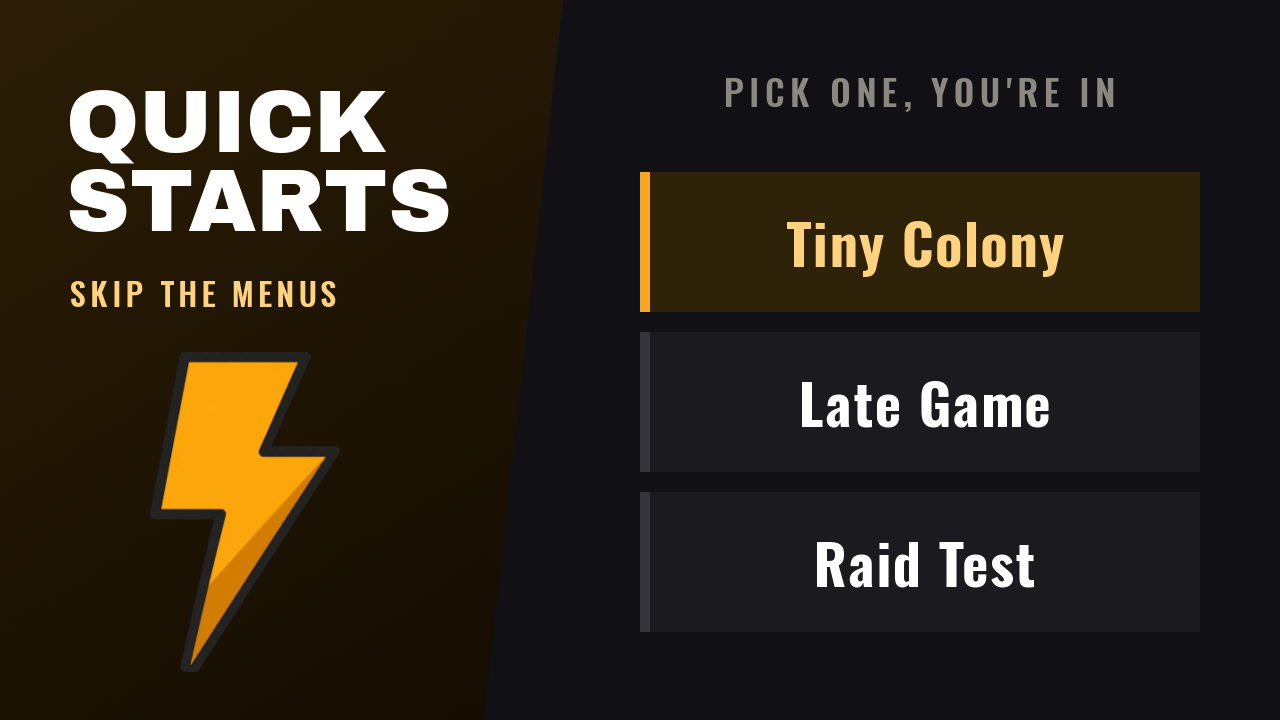
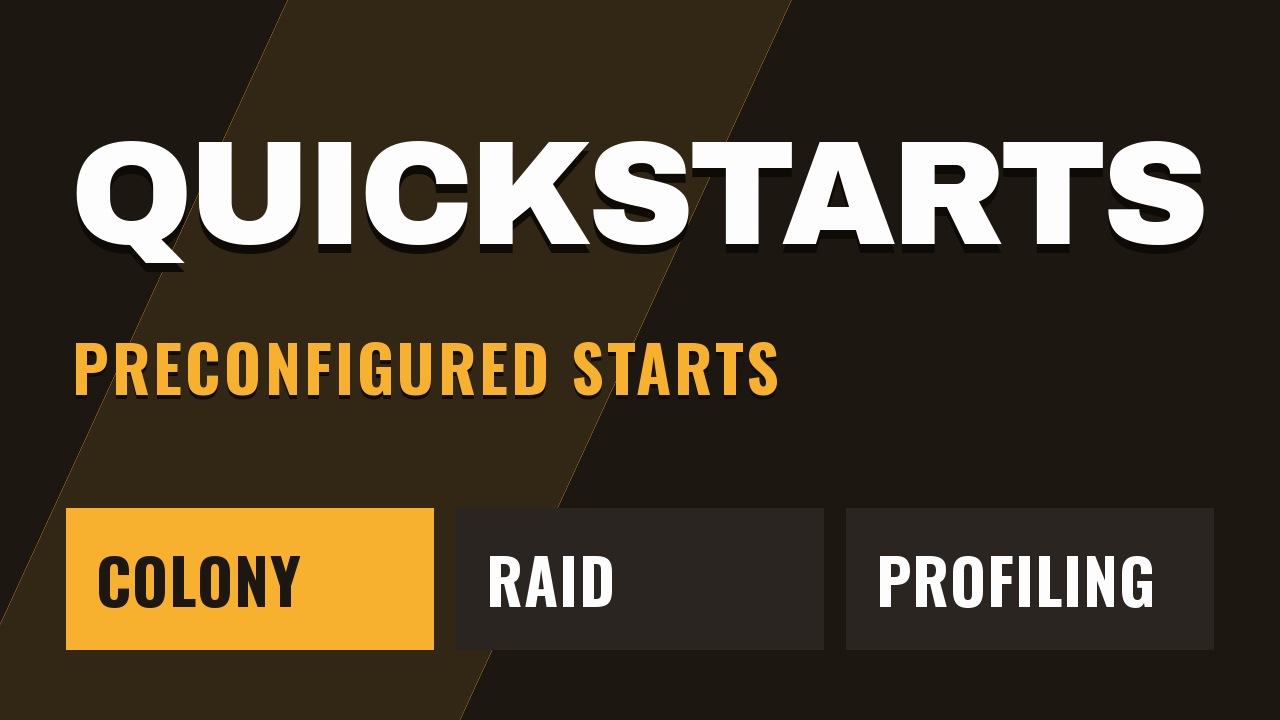
Revision of a layered (1280, 720) image; what changed, layer by layer:
removed layer "art-bolt-img" over (x1=150, y1=352, x2=340, y2=672)
removed layer "row-2" over (x1=817, y1=542, x2=1034, y2=588)
renamed "row-1" to "lab-profiling", painted on it over (x1=802, y1=381, x2=1152, y2=608)
renamed "row-0" to "lab-raid", painted on it over (x1=490, y1=221, x2=1064, y2=607)
renamed "capline" to "lab-colony", painted on it over (x1=99, y1=78, x2=1114, y2=608)
renamed "sub" to "subtitle", painted on it over (x1=71, y1=281, x2=777, y2=396)
renamed "title-2" to "sub-shadow", painted on it over (x1=69, y1=169, x2=777, y2=400)
renamed "title-1" to "title", painted on it over (x1=69, y1=90, x2=1204, y2=263)
renamed "bg" to "title-shadow", moved it above "row-fills", painted on it over (x1=0, y1=0, x2=1280, y2=720)
renamed "row-text" to "row-fills", painted on it over (x1=66, y1=508, x2=1214, y2=650)
renamed "rows" to "wedge", painted on it over (x1=0, y1=0, x2=1200, y2=720)
renamed "panel" to "bg", painted on it over (x1=0, y1=0, x2=1280, y2=720)
